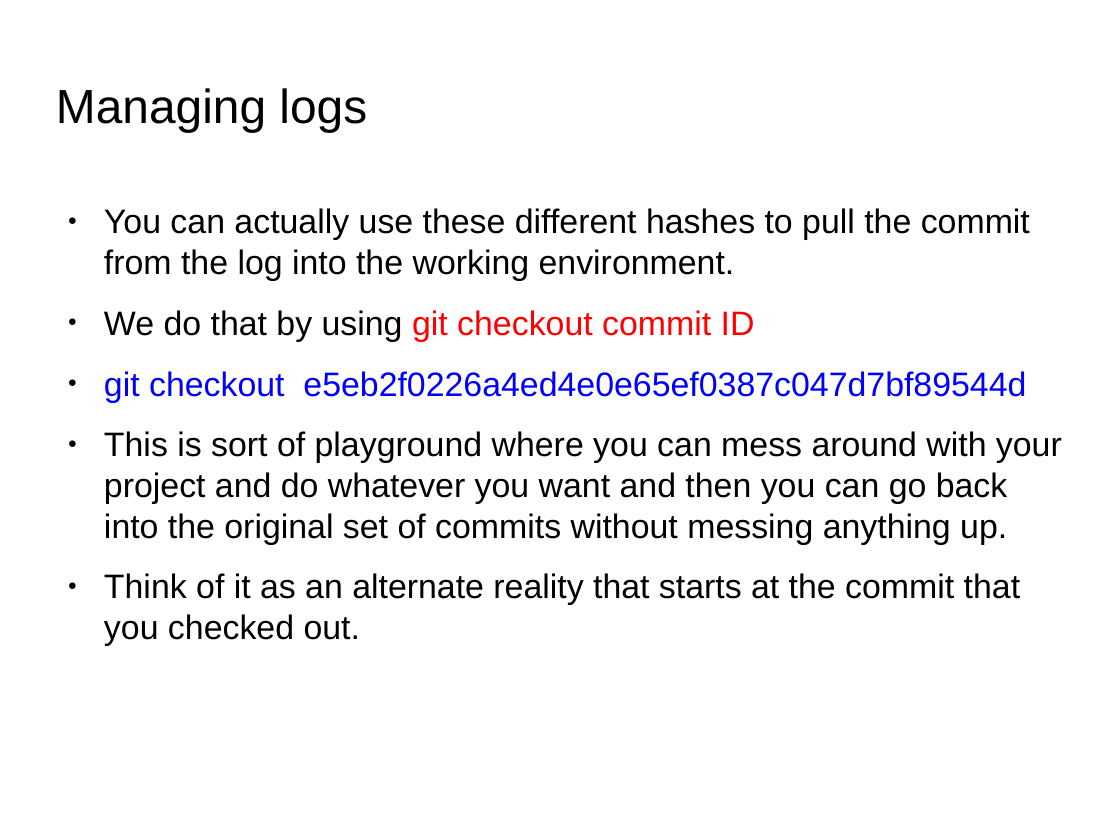
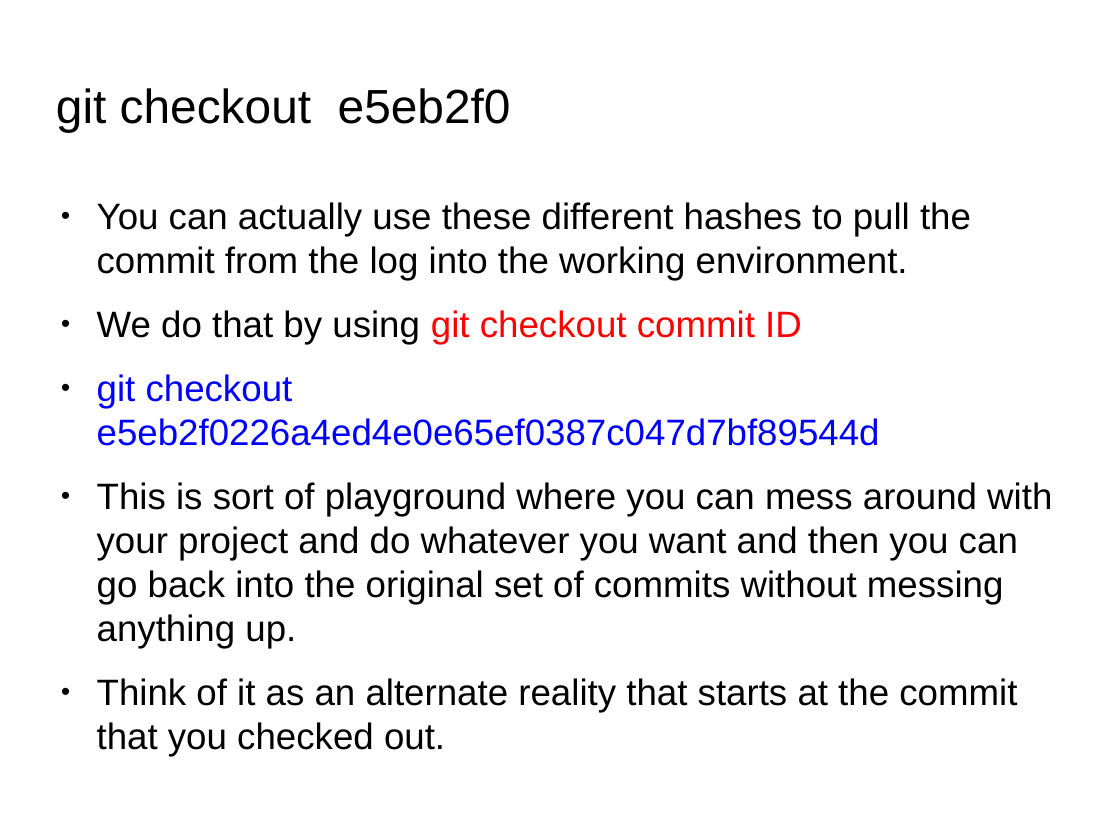
Before and after one commit to anumsh/Learning-Git-and-Github, a slide deck: slide 35 of git_and_GitHub.odp. Drawn at 1120x840 pixels with LibreOffice and Linux fonts; fonts in the diff are those of the drawing; background and template pictures are left out. Boxes give left, top, right and bottom in pixels: in the first picture for what was removed or moved away, otherwise in the second. Text is boxed around its words. In the diff, an @@ line names an element or a change of style, - is before the commit and + after.

Commit message:
edit: recorrect the spelling and heading of slide

```diff
--- a/git_and_GitHub.odp
+++ b/git_and_GitHub.odp
@@ title at [56, 88, 511, 132]: text changed @@
-Managing logs
+git checkout e5eb2f0
@@ text "You can actually use these ...": place and size @@
-text "You can actually use these ..." at [104, 208, 1062, 646]
+text "You can actually use these ..." at [97, 202, 1052, 750]
@@ text "You can actually use these ..." at [97, 202, 1052, 750]: size 24.1 to 26 pt @@
```
Also in this commit, not shown: 4 other slides changed, 1 slide added, 1 slide removed.
